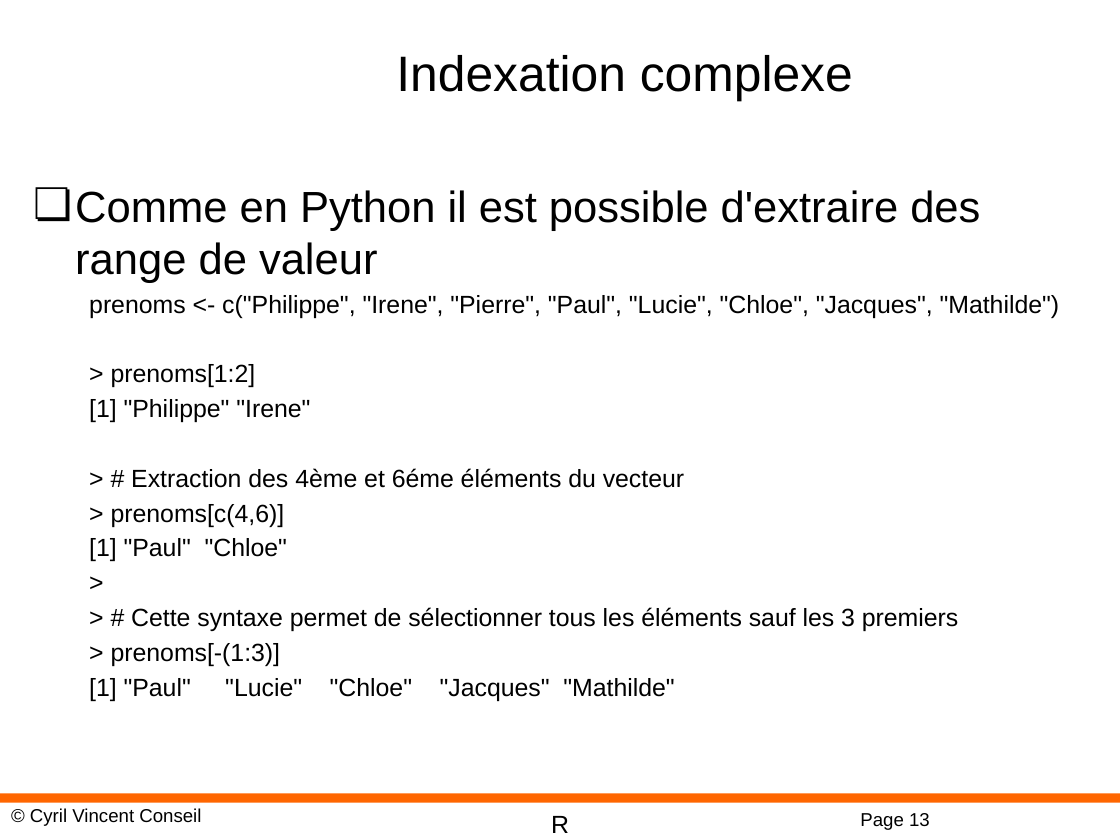
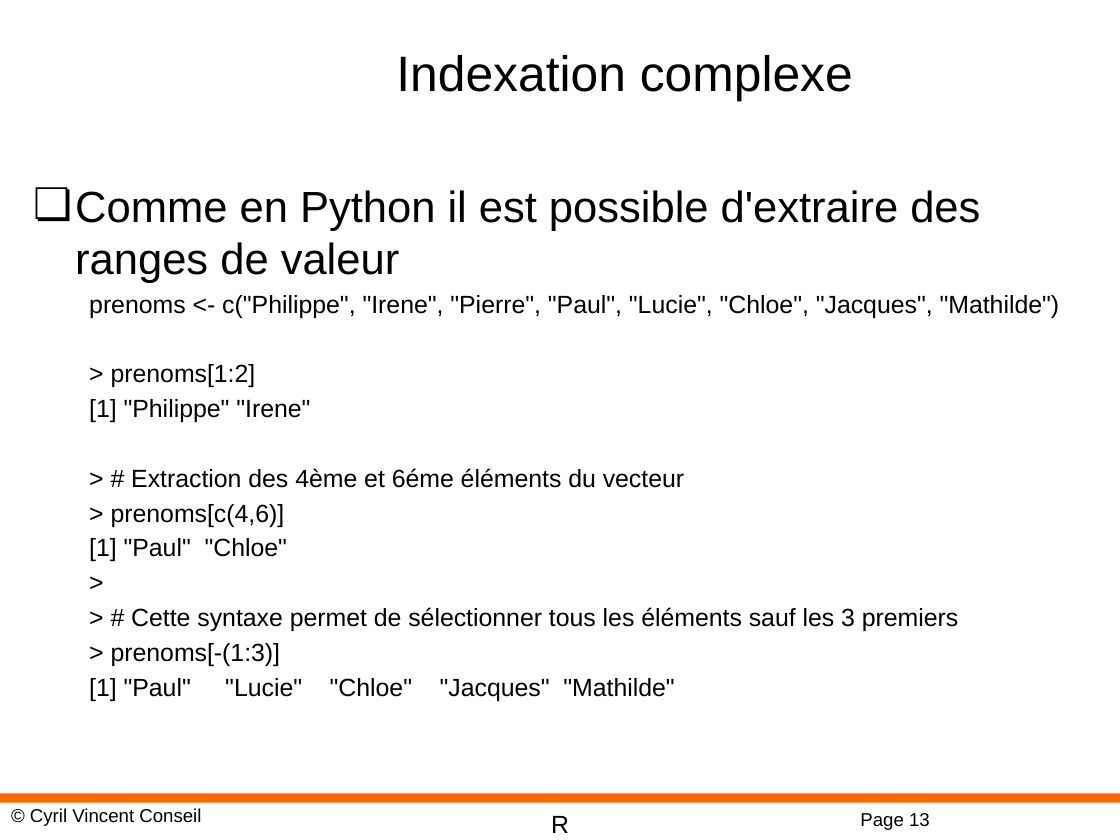
Before and after one commit to cyrilvincent/R, a slide deck: slide 13 of ppt/R-05-Vectors.pptx. Drawn at 1120x840 pixels with LibreOffice and Linux fonts; fonts in the diff are those of the drawing; background and template pictures are left out. Boxes give left, top, right and bottom in pixels: in the first picture for what was removed or moved away, otherwise in the second. Text is boxed around its words. In the diff, an @@ line names an element or a change of style, - is before the commit and + after.

```diff
--- a/ppt/R-05-Vectors.pptx
+++ b/ppt/R-05-Vectors.pptx
@@ text at [75,190,980,283]: text changed @@
-❏ Comme en Python il est possible d'extraire des range de valeur
+❏ Comme en Python il est possible d'extraire des ranges de valeur
```
Also in this commit, not shown: 3 other slides changed, 3 other files.
